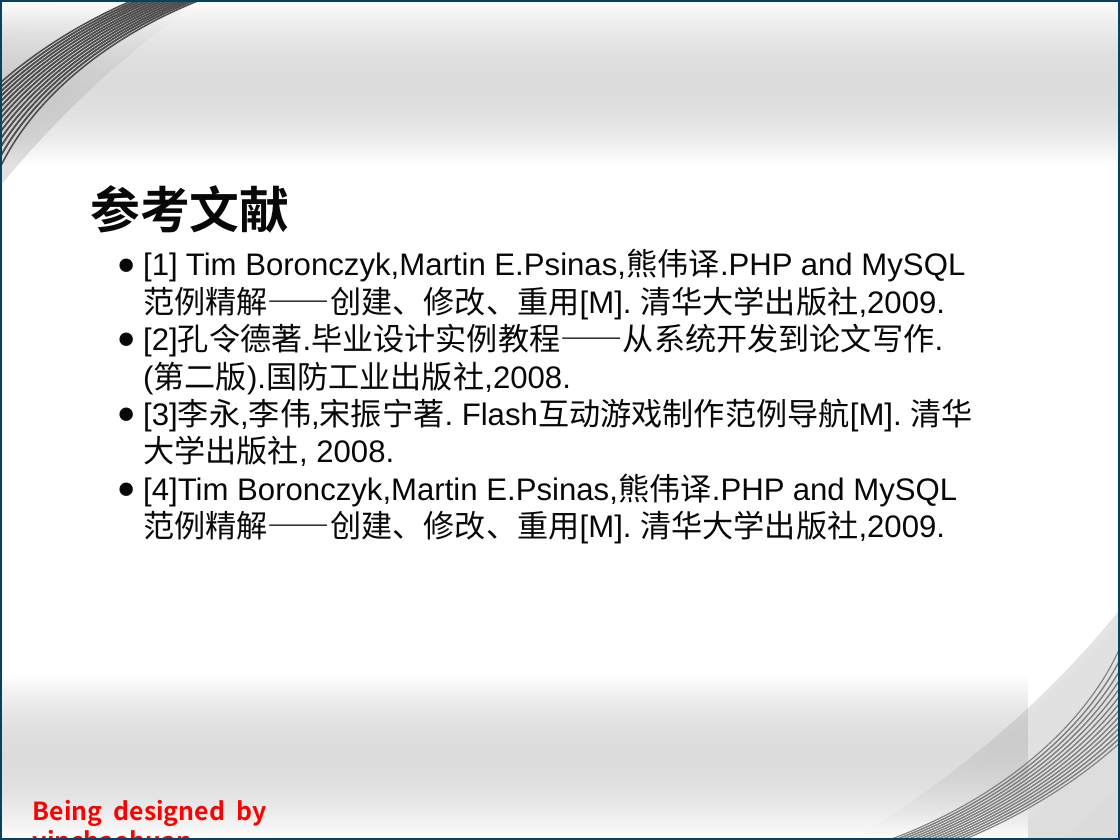
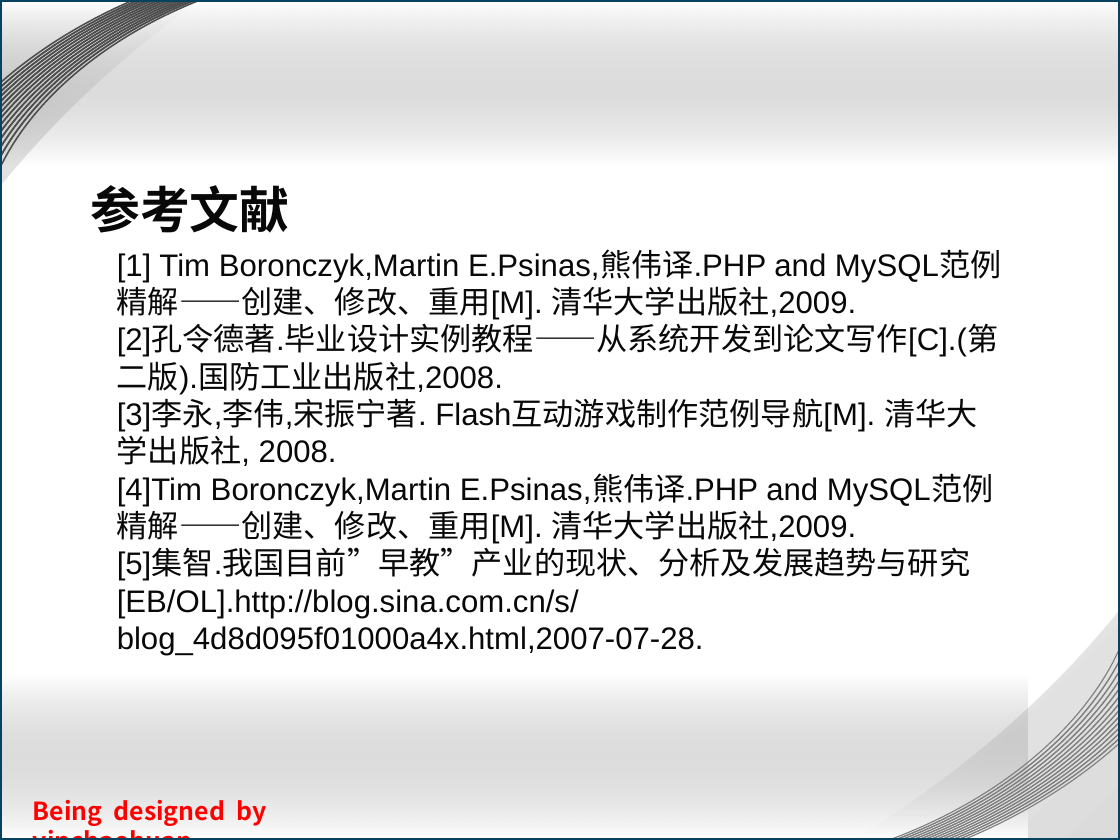
Before and after one commit to zhblue/zjicm2011, a slide deck: slide 10 of VoicePic__SystemDesign/progress/开题报告.ppt. Drawn at 1120x840 pixels with LibreOffice and Linux fonts; fonts in the diff are those of the drawing; background and template pictures are left out. Boxes give left, top, right and bottom in pixels: in the first picture for what was removed or moved away, otherwise in the second. Text is boxed around its words. In the diff, an @@ line names an element or a change of style, - is before the commit and + after.

```diff
--- a/VoicePic__SystemDesign/progress/开题报告.ppt
+++ b/VoicePic__SystemDesign/progress/开题报告.ppt
@@ text at box(117, 251, 977, 544): bullet ● to none @@
@@ text at box(117, 326, 998, 395): text changed @@
-● [2]孔令德著.毕业设计实例教程——从系统开发到论文写作.(第二版).国防工业出版社,2008.
+[2]孔令德著.毕业设计实例教程——从系统开发到论文写作[C].(第二版).国防工业出版社,2008.
@@ text at box(117, 550, 970, 655): paragraph added @@
+[5]集智.我国目前”早教”产业的现状、分析及发展趋势与研究[EB/OL].http://blog.sina.com.cn/s/blog_4d8d095f01000a4x.html,2007-07-28.
```
Also in this commit, not shown: 2 other slides changed, 1 slide added, 1 slide removed.
